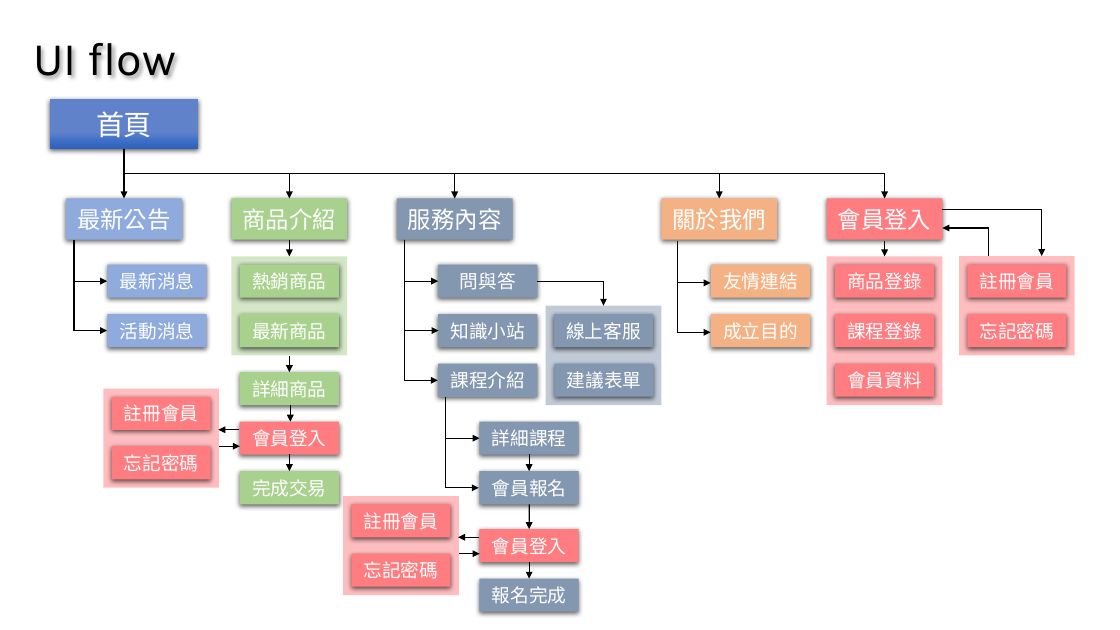
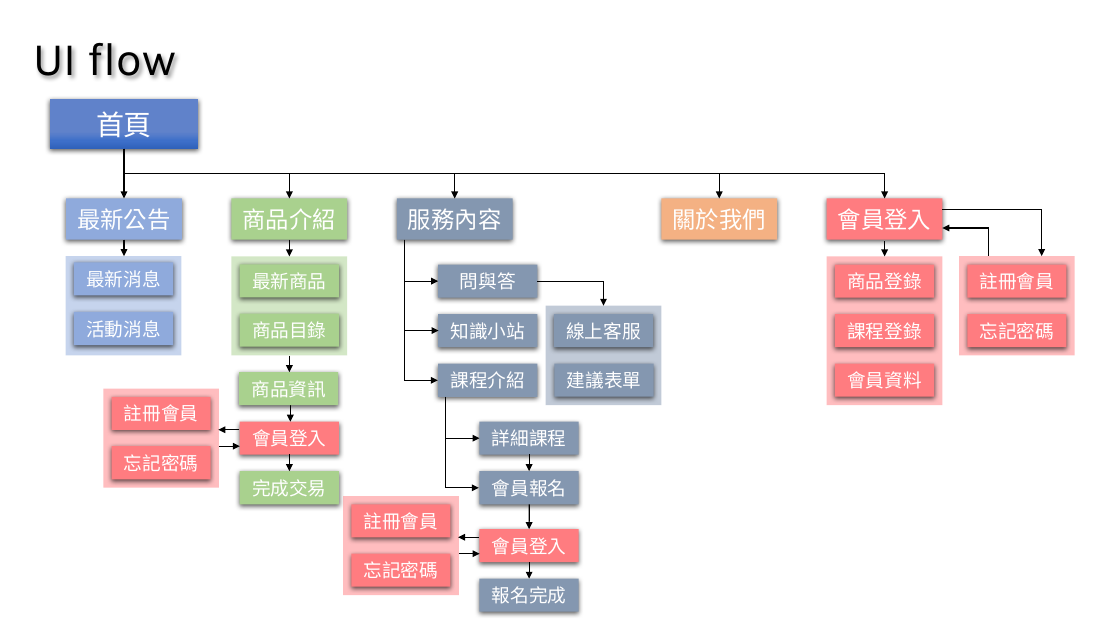
Before and after one commit to MercyLM/MyWeb, a slide deck: slide 9 of 個人作品報告.pptx (slide 14 before the commit). Drawn at 1120x630 pixels with LibreOffice and Linux fonts; fonts in the diff are those of the drawing. Boxes give left, top, right and bottom in pixels: in the first picture for what was removed or moved away, otherwise in the second. Text is boxed around its words. In the diff, an @@ line names an element or a change of style, - is before the commit and + after.

```diff
--- a/個人作品報告.pptx
+++ b/個人作品報告.pptx
@@ elbow arrow removed from (74, 239) to (107, 331) @@
@@ arrow added from (124, 239) to (124, 256), #000000 1 pt @@
@@ rectangle added at box(66, 256, 181, 355), fill #8FAADC at 50% opacity @@
@@ rectangle "最新消息": place and size @@
-rectangle "最新消息" at box(108, 265, 207, 297)
+rectangle "最新消息" at box(74, 262, 173, 295)
@@ rectangle "最新商品": place and size @@
-rectangle "最新商品" at box(239, 314, 339, 347)
+rectangle "最新商品" at box(239, 265, 339, 297)
@@ elbow arrow removed from (678, 241) to (711, 333) @@
@@ rectangle removed at box(711, 265, 810, 297) @@
-友情連結
@@ arrow removed from (74, 281) to (107, 281) @@
@@ arrow removed from (678, 283) to (711, 283) @@
@@ rectangle "活動消息": place and size @@
-rectangle "活動消息" at box(108, 314, 207, 347)
+rectangle "活動消息" at box(74, 312, 173, 344)
@@ rectangle "商品目錄": place and size @@
-rectangle "商品目錄" at box(239, 265, 339, 297)
+rectangle "商品目錄" at box(239, 314, 339, 347)
@@ text in rectangle at box(252, 321, 326, 339): text changed @@
-熱銷商品
+商品目錄
@@ rectangle removed at box(711, 314, 810, 347) @@
-成立目的
@@ text in rectangle at box(251, 380, 325, 398): text changed @@
-詳細商品
+商品資訊
```
Also in this commit, not shown: 2 other slides changed, 10 slides added, 42 other files.
